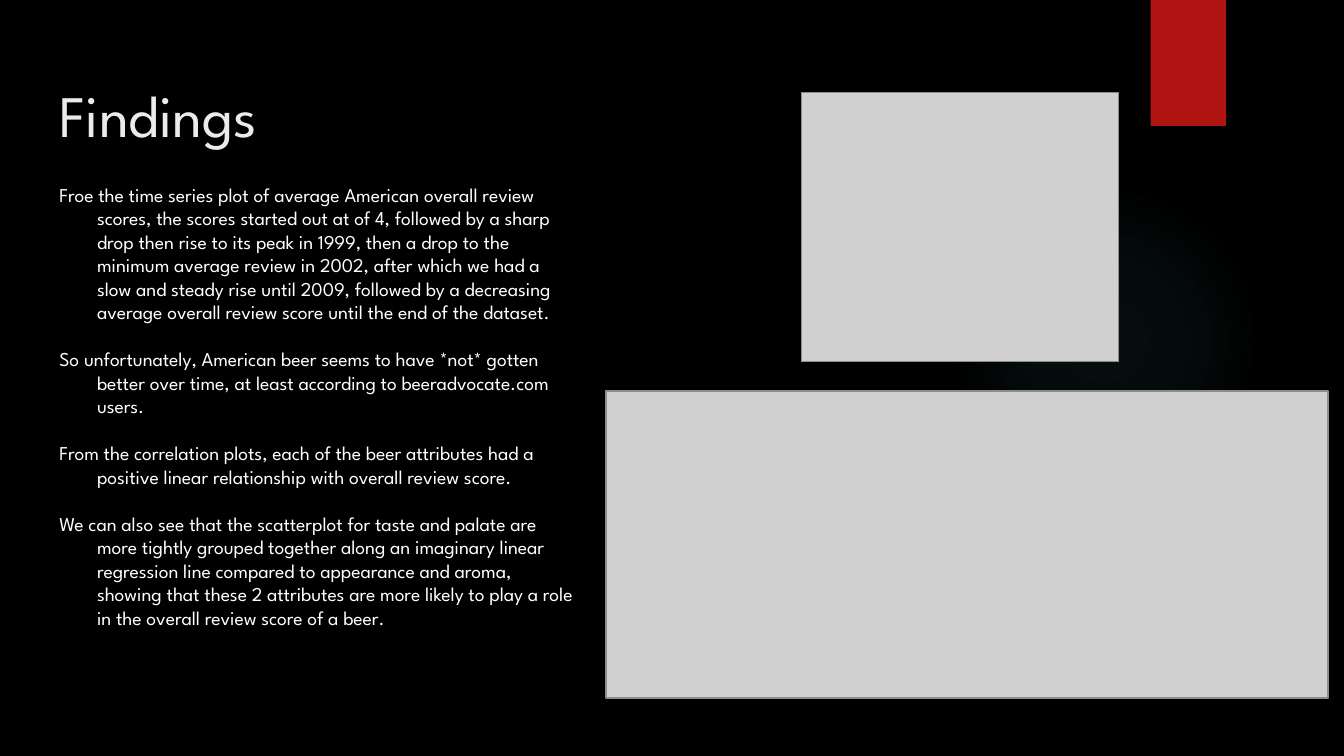
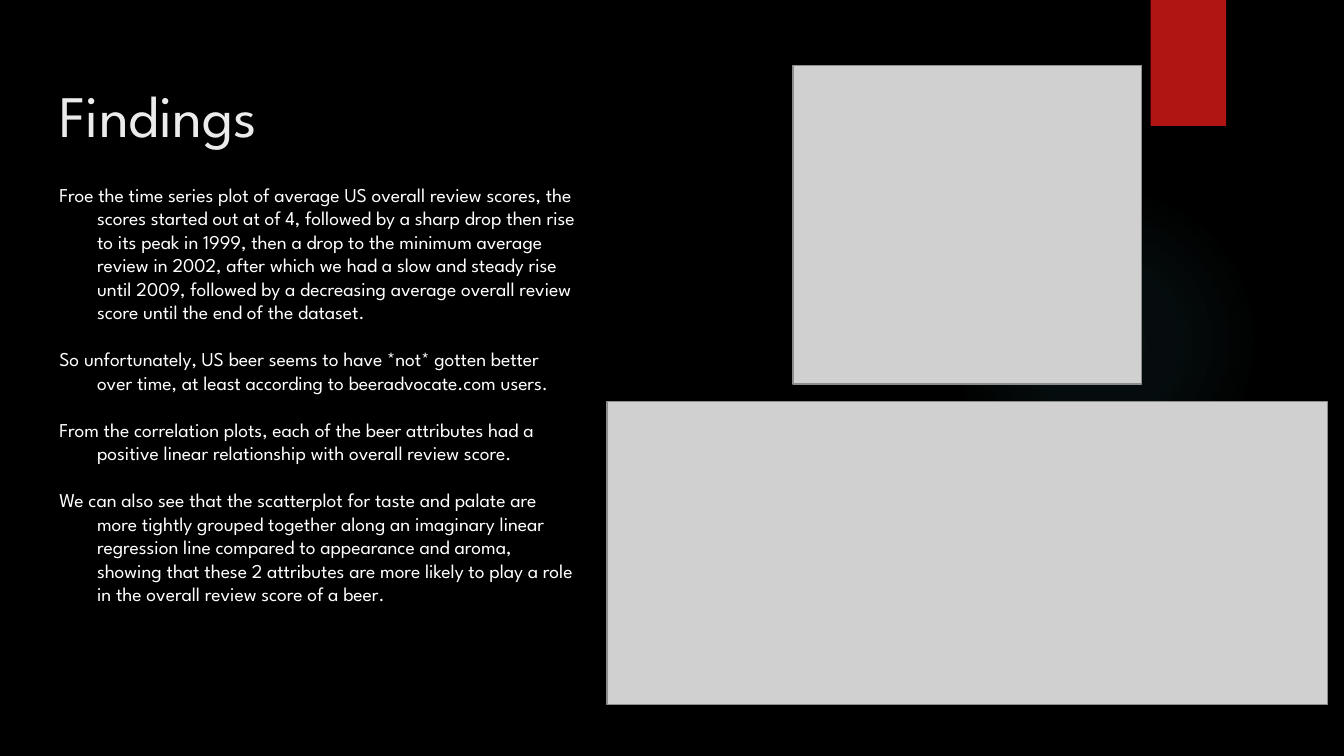
Before and after one commit to stephenlaw30/DataScienceMasters, a slide deck: slide 9 of Python/UCSD/PythonForDataScience/Week9/DSE_200X_FinalProjectPresentation.pptx. Drawn at 1344x756 pixels with LibreOffice and Linux fonts; fonts in the diff are those of the drawing; grey boxes stand for pictures; background and template pictures are left out. Boxes give left, top, right and bottom in pixels: in the first picture for what was removed or moved away, otherwise in the second. Text is boxed around its words. In the diff, an @@ line names an element or a change of style, - is before the commit and + after.

Commit message:
Change 'American' label to 'USA' since American is a continent, proofread and edit final draft of powerpoint presentation for EDX UCSD Python For Data Science final project

```diff
--- a/Python/UCSD/PythonForDataScience/Week9/DSE_200X_FinalProjectPresentation.pptx
+++ b/Python/UCSD/PythonForDataScience/Week9/DSE_200X_FinalProjectPresentation.pptx
@@ picture: place and size @@
-picture at [801, 93, 1118, 362]
+picture at [793, 66, 1141, 384]
@@ text at [59, 188, 575, 395]: text changed @@
-Froe the time series plot of average American overall review scores, the scores started out at of 4, followed by a sharp drop then rise to its peak in 1999, then a drop to the minimum average review in 2002, after which we had a slow and steady rise until 2009, followed by a decreasing average overall review score until the end of the dataset.
-So unfortunately, American beer seems to have *not* gotten better over time, at least according to beeradvocate.com users.
+Froe the time series plot of average US overall review scores, the scores started out at of 4, followed by a sharp drop then rise to its peak in 1999, then a drop to the minimum average review in 2002, after which we had a slow and steady rise until 2009, followed by a decreasing average overall review score until the end of the dataset.
+So unfortunately, US beer seems to have *not* gotten better over time, at least according to beeradvocate.com users.
@@ picture: place and size @@
-picture at [606, 391, 1328, 698]
+picture at [607, 402, 1328, 706]
```
Also in this commit, not shown: 7 other slides changed, 4 other files.
